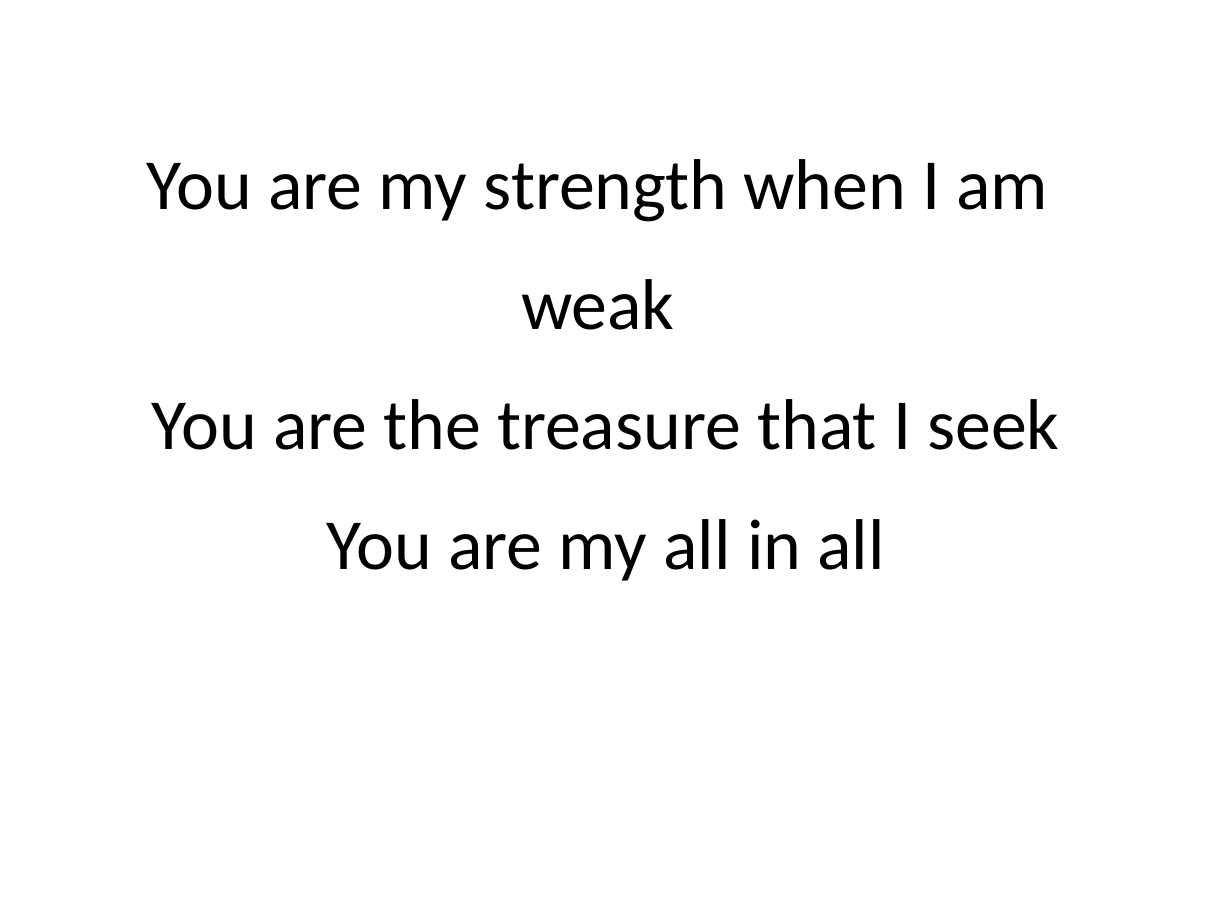
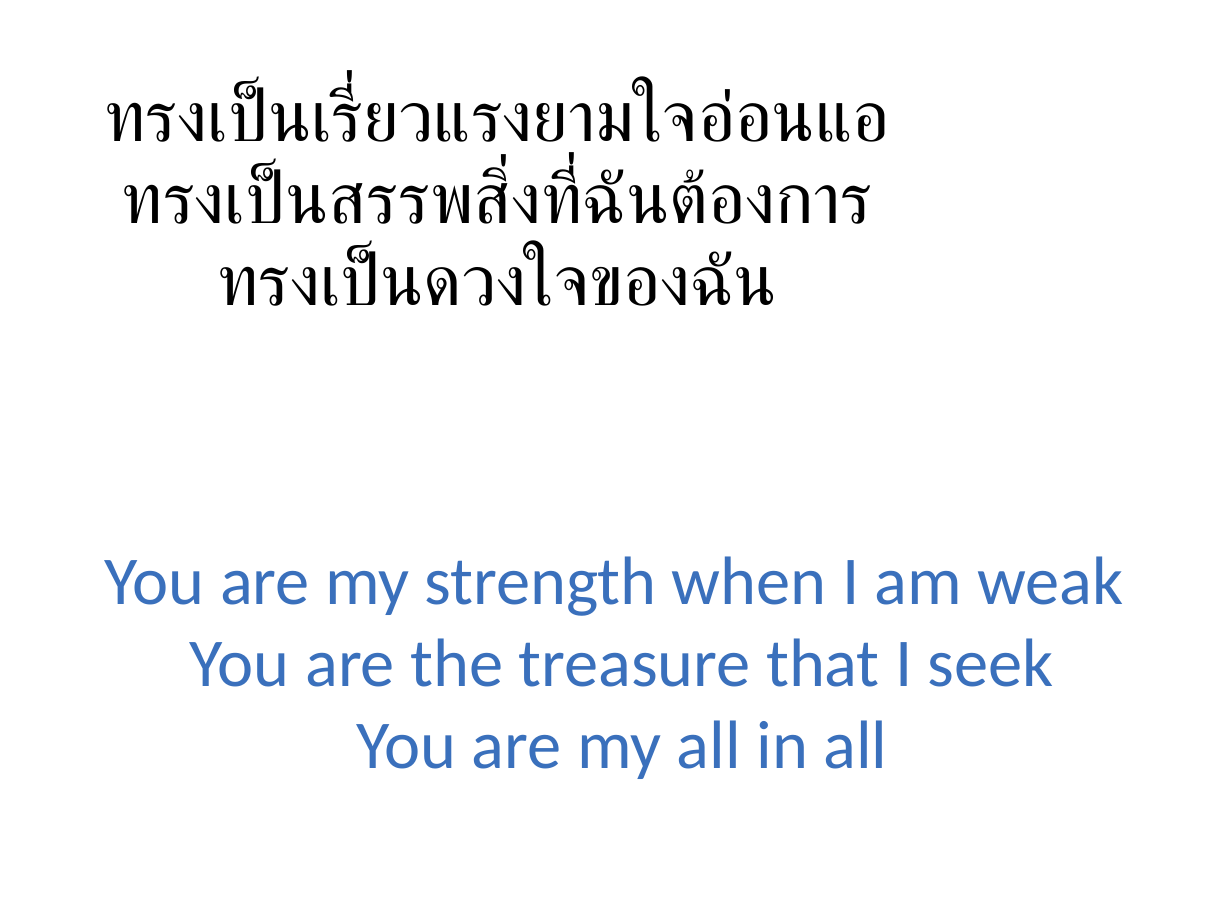
Before and after one commit to mightmay/songpptcreator, a slide deck: slide 2 of finishedppt/WorshipSongs.pptx (slide 26 before the commit). Drawn at 1232x924 pixels with LibreOffice and Linux fonts; fonts in the diff are those of the drawing. Boxes give left, top, right and bottom in pixels: in the first picture for what was removed or moved away, otherwise in the second. Text is boxed around its words. In the diff, an @@ line names an element or a change of style, - is before the commit and + after.

```diff
--- a/finishedppt/WorshipSongs.pptx
+++ b/finishedppt/WorshipSongs.pptx
@@ text added at [104,85,889,306], 42 pt, text #000000 @@
+ทรงเป็นเรี่ยวแรงยามใจอ่อนแอ
+ทรงเป็นสรรพสิ่งที่ฉันต้องการ
+ทรงเป็นดวงใจของฉัน
@@ text "You are my strength when ...": place and size @@
-text "You are my strength when ..." at [147,159,1059,581]
+text "You are my strength when ..." at [104,556,1123,779]
@@ text "You are my strength when ..." at [104,556,1123,779]: size 42 to 40 pt, text colour #000000 to #3A70BC; line spacing 70pt to 48pt @@
```
Also in this commit, not shown: 5 other slides changed, 24 slides removed, 2 other files.
